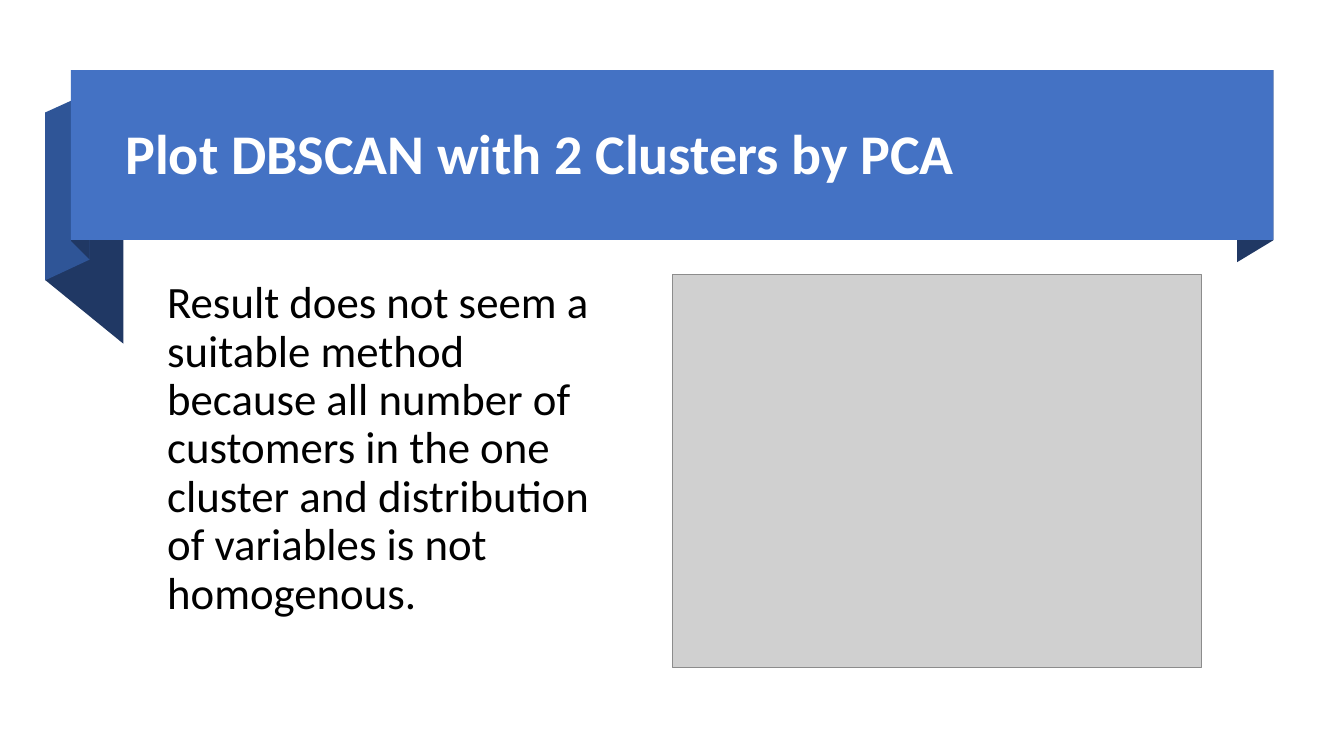
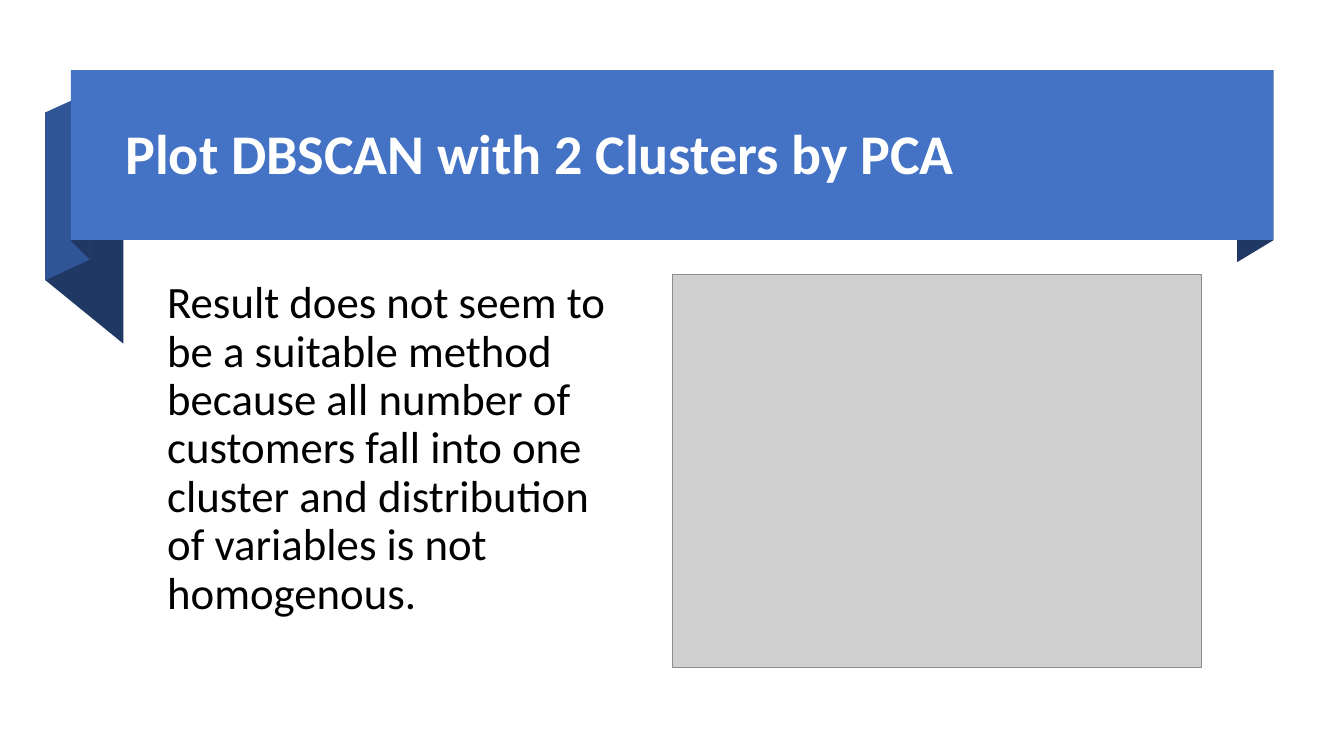
Before and after one commit to parichehrma/PariMa1, a slide deck: slide 26 of Customers Segmentation based on their Credit Card usage.pptx. Drawn at 1344x756 pixels with LibreOffice and Linux fonts; fonts in the diff are those of the drawing; grey boxes stand for pictures. Boxes give left, top, right and bottom in pixels: in the first picture for what was removed or moved away, otherwise in the second. Text is boxed around its words. In the diff, an @@ line names an element or a change of style, - is before the commit and + after.

```diff
--- a/Customers Segmentation based on their Credit Card usage.pptx
+++ b/Customers Segmentation based on their Credit Card usage.pptx
@@ text at [167,287,605,617]: text changed @@
-Result does not seem a suitable method because all number of customers in the one cluster and distribution of variables is not homogenous.
+Result does not seem to be a suitable method because all number of customers fall into one cluster and distribution of variables is not homogenous.
```
Also in this commit, not shown: 28 other slides changed, 1 other file.
